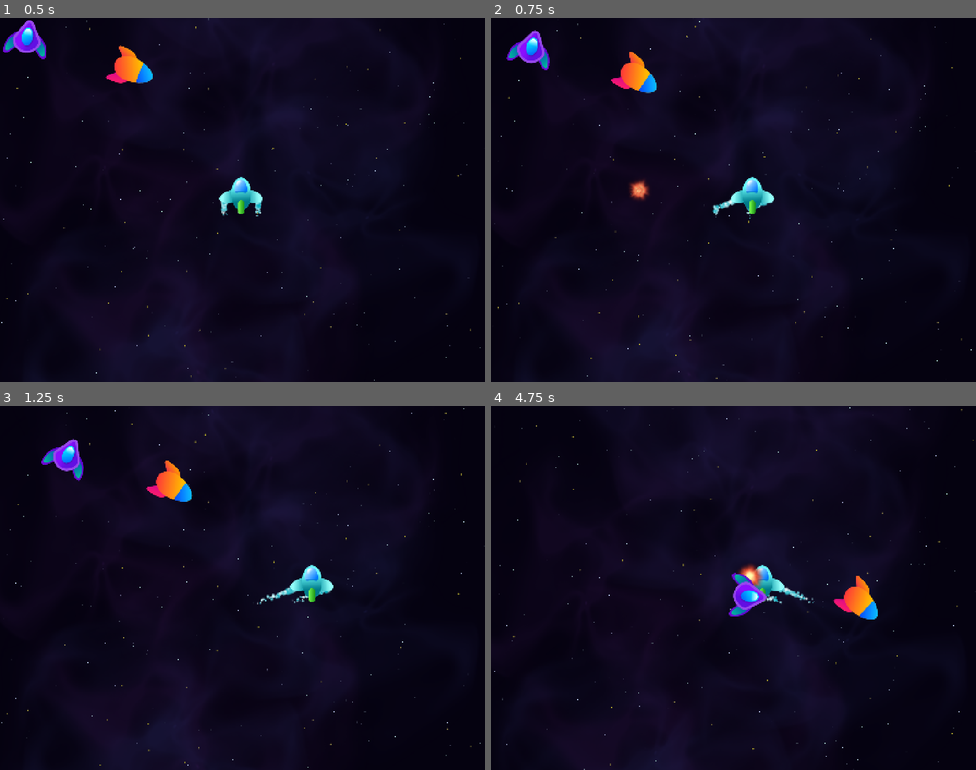
Above: before the commit, frames 1-4 (two rows, left to right).
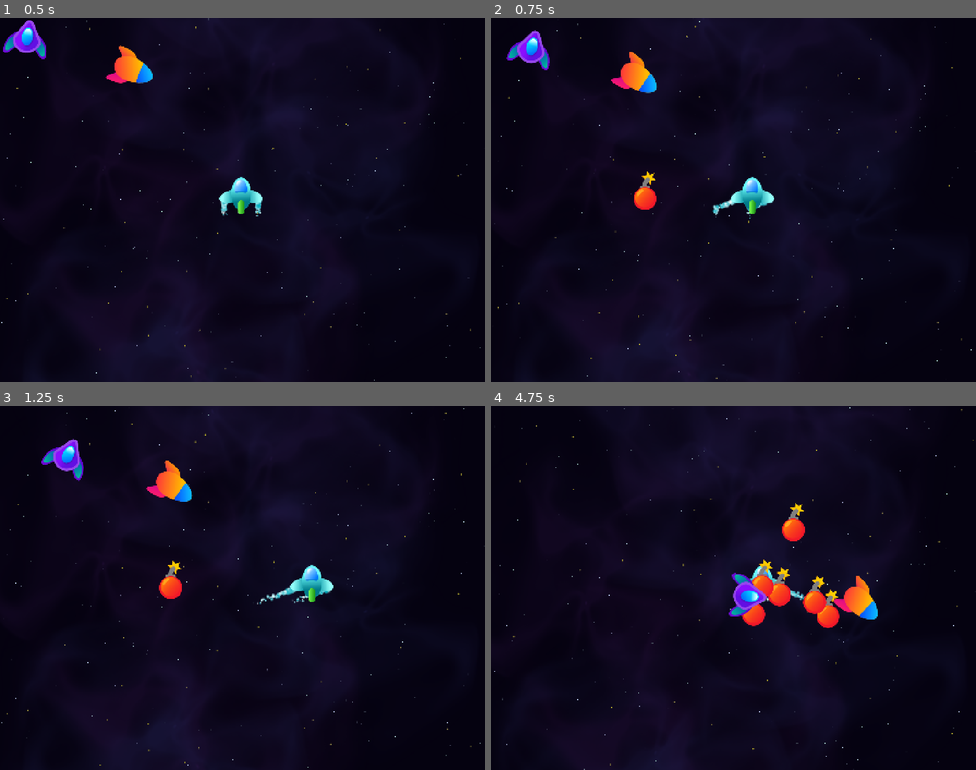
Above: after the commit, the same moments.

Repository: DaveM7788/space-ace-46
Game: Godot game, scene res://Scenes/Level/level.tscn
Two runs of this game, one before a commit and one after it. Both use one fixed random seed, a clock stepped at 60 frames per second and the inputs below. Sound files missing from this copy of the repository are replaced by a short silence.
Inputs:
- Up to frame 1 (0.5 s): no input
- Up to frame 2 (0.75 s): hold D (right) from 0.53 s (still down); hold T (test) from 0.53 s (still down)
- Up to frame 3 (1.25 s): keep holding D (right); keep holding T (test)
- Up to frame 4 (4.75 s): release D (right) at 1.28 s; release T (test) at 1.28 s; hold S (down) 1.28-2.03 s; tap T (test) at 1.35, 2.85, 4.35 s; hold D (right) 2.03-2.78 s; hold T (test) 2.03-2.78 s; hold W (up) 2.78-3.53 s; hold T (test) 3.53-4.28 s; hold A (left) from 3.53 s (still down)

Frame 1 is identical in both runs. In frame 2, 0.4% of the frame differs, in the area x 28-35%, y 42-53%; in frame 3, 0.3%; in frame 4, 1.8%, in the area x 50-72%, y 26-61%.

Commit message:
enemy projectiles
bomb, homing missle, enemy laser

Diff:
--- a/Scenes/Level/level.tscn
+++ b/Scenes/Level/level.tscn
@@ -3,7 +3,7 @@
 [ext_resource type="PackedScene" uid="uid://btx2hjtk0ch8q" path="res://Scenes/Background/background.tscn" id="1_1ov45"]
 [ext_resource type="PackedScene" uid="uid://datl8gs6gwbx2" path="res://Scenes/Player/player.tscn" id="1_iheil"]
 [ext_resource type="PackedScene" uid="uid://do7dfdwda6f0s" path="res://Scenes/ObjectContainer/object_container.tscn" id="3_06ioy"]
-[ext_resource type="PackedScene" uid="uid://citap8ee16686" path="res://Scenes/Explosion/enemy_laser_explosion.tscn" id="4_06ioy"]
+[ext_resource type="PackedScene" uid="uid://b6bbybedpuoyn" path="res://Scenes/Projectiles/enemy_bomb.tscn" id="4_362x8"]
 [ext_resource type="Texture2D" uid="uid://dprqbgn7s2x1i" path="res://Assets/Images/Enemy1.png" id="5_7i4w6"]
 [ext_resource type="PackedScene" uid="uid://dmu6e53qscsqx" path="res://Components/Movement/targeted_mover.tscn" id="6_q8n36"]
 [ext_resource type="Texture2D" uid="uid://cwglbn1jaqif5" path="res://Assets/Images/HomingMissile.png" id="7_362x8"]
@@ -17,7 +17,7 @@
 position = Vector2(716, 528)
 
 [node name="ObjectContainer" parent="." unique_id=754852522 instance=ExtResource("3_06ioy")]
-test_scene = ExtResource("4_06ioy")
+test_scene = ExtResource("4_362x8")
 
 [node name="Sprite2D" type="Sprite2D" parent="." unique_id=1126987489]
 texture = ExtResource("5_7i4w6")
--- /dev/null
+++ b/Scenes/Projectiles/base_projectile.gd
@@ -0,0 +1,27 @@
+class_name BaseProjectile extends Poolable
+
+@onready var life_timer: Timer = $LifeTimer
+var _mover: Mover
+
+
+func _ready() -> void:
+	for c in get_children():
+		if c is Mover:
+			_mover = c
+			break
+	assert(_mover, "BaseProjectile could not find mover")
+
+
+func activate() -> void:
+	super()
+	_mover.setup_velocity()
+	life_timer.start()
+
+
+func _on_screen_notifier_screen_exited() -> void:
+	if visible:
+		deactivate()
+
+
+func _on_life_timer_timeout() -> void:
+	deactivate()
--- /dev/null
+++ b/Scenes/Projectiles/base_projectile.tscn
@@ -0,0 +1,17 @@
+[gd_scene format=3 uid="uid://ccjivj6wbl5gt"]
+
+[ext_resource type="Script" uid="uid://cwg0r4h7dlhui" path="res://Scenes/Projectiles/base_projectile.gd" id="1_31lnv"]
+
+[node name="BaseProjectile" type="Node2D" unique_id=231830469]
+script = ExtResource("1_31lnv")
+
+[node name="Sprite2D" type="Sprite2D" parent="." unique_id=941980639]
+
+[node name="ScreenNotifier" type="VisibleOnScreenNotifier2D" parent="." unique_id=2038650261]
+
+[node name="LifeTimer" type="Timer" parent="." unique_id=95993928]
+wait_time = 15.0
+one_shot = true
+
+[connection signal="screen_exited" from="ScreenNotifier" to="." method="_on_screen_notifier_screen_exited"]
+[connection signal="timeout" from="LifeTimer" to="." method="_on_life_timer_timeout"]
--- /dev/null
+++ b/Scenes/Projectiles/enemy_bomb.tscn
@@ -0,0 +1,17 @@
+[gd_scene format=3 uid="uid://b6bbybedpuoyn"]
+
+[ext_resource type="PackedScene" uid="uid://ccjivj6wbl5gt" path="res://Scenes/Projectiles/base_projectile.tscn" id="1_y4qe0"]
+[ext_resource type="Texture2D" uid="uid://bv6lugtp5ccen" path="res://Assets/Images/Bomb.png" id="2_xrqo5"]
+[ext_resource type="PackedScene" uid="uid://dmu6e53qscsqx" path="res://Components/Movement/targeted_mover.tscn" id="3_gw84i"]
+
+[node name="EnemyBomb" unique_id=231830469 instance=ExtResource("1_y4qe0")]
+
+[node name="Sprite2D" parent="." index="0" unique_id=941980639]
+scale = Vector2(0.9, 0.9)
+texture = ExtResource("2_xrqo5")
+
+[node name="ScreenNotifier" parent="." index="1" unique_id=2038650261]
+rect = Rect2(-38, -59, 77, 124)
+
+[node name="TargetedMover" parent="." index="3" unique_id=330648302 instance=ExtResource("3_gw84i")]
+speed = 100.0
--- /dev/null
+++ b/Scenes/Projectiles/enemy_laser.tscn
@@ -0,0 +1,18 @@
+[gd_scene format=3 uid="uid://djpivs3s0lyif"]
+
+[ext_resource type="PackedScene" uid="uid://ccjivj6wbl5gt" path="res://Scenes/Projectiles/base_projectile.tscn" id="1_ornuj"]
+[ext_resource type="Texture2D" uid="uid://cjq11kuy0kuh4" path="res://Assets/Images/LaserOrange.png" id="2_h4xdc"]
+[ext_resource type="PackedScene" uid="uid://bdv68xvijcf24" path="res://Components/Movement/mover.tscn" id="3_xpcfi"]
+
+[node name="EnemyLaser" unique_id=231830469 instance=ExtResource("1_ornuj")]
+
+[node name="Sprite2D" parent="." index="0" unique_id=941980639]
+scale = Vector2(0.6, 0.6)
+texture = ExtResource("2_h4xdc")
+
+[node name="ScreenNotifier" parent="." index="1" unique_id=2038650261]
+rect = Rect2(-10, -44, 20, 87)
+
+[node name="Mover" parent="." index="3" unique_id=109025389 instance=ExtResource("3_xpcfi")]
+speed = 200.0
+direction = Vector2(0, 1)
--- /dev/null
+++ b/Scenes/Projectiles/homing_missle.tscn
@@ -0,0 +1,18 @@
+[gd_scene format=3 uid="uid://beuc52flq7oq1"]
+
+[ext_resource type="PackedScene" uid="uid://ccjivj6wbl5gt" path="res://Scenes/Projectiles/base_projectile.tscn" id="1_sfv3s"]
+[ext_resource type="Texture2D" uid="uid://cwglbn1jaqif5" path="res://Assets/Images/HomingMissile.png" id="2_weyji"]
+[ext_resource type="PackedScene" uid="uid://bnv6ltn0gj4lo" path="res://Components/Movement/homing_mover.tscn" id="3_jiqq4"]
+
+[node name="HomingMissle" unique_id=231830469 instance=ExtResource("1_sfv3s")]
+
+[node name="Sprite2D" parent="." index="0" unique_id=941980639]
+rotation = 1.5707964
+texture = ExtResource("2_weyji")
+
+[node name="ScreenNotifier" parent="." index="1" unique_id=2038650261]
+rect = Rect2(-60, -66, 120, 144)
+
+[node name="HomingMover" parent="." index="3" unique_id=1277661829 instance=ExtResource("3_jiqq4")]
+speed = 170.0
+rotation_speed_degrees = 45.0
--- /dev/null
+++ b/Scenes/Projectiles/player_laser.tscn
@@ -0,0 +1,18 @@
+[gd_scene format=3 uid="uid://bx53wg752k8vs"]
+
+[ext_resource type="PackedScene" uid="uid://ccjivj6wbl5gt" path="res://Scenes/Projectiles/base_projectile.tscn" id="1_qmq3p"]
+[ext_resource type="Texture2D" uid="uid://dm2hylh3nbtsd" path="res://Assets/Images/LaserBlue.png" id="2_hpnt5"]
+[ext_resource type="PackedScene" uid="uid://bdv68xvijcf24" path="res://Components/Movement/mover.tscn" id="3_p28mm"]
+
+[node name="PlayerLaser" unique_id=231830469 instance=ExtResource("1_qmq3p")]
+
+[node name="Sprite2D" parent="." index="0" unique_id=941980639]
+scale = Vector2(0.6, 0.6)
+texture = ExtResource("2_hpnt5")
+
+[node name="ScreenNotifier" parent="." index="1" unique_id=2038650261]
+rect = Rect2(-10, -41, 20, 83)
+
+[node name="Mover" parent="." index="3" unique_id=109025389 instance=ExtResource("3_p28mm")]
+speed = 250.0
+direction = Vector2(0, -1)
Not shown, added: Scenes/Projectiles/base_projectile.gd.uid
